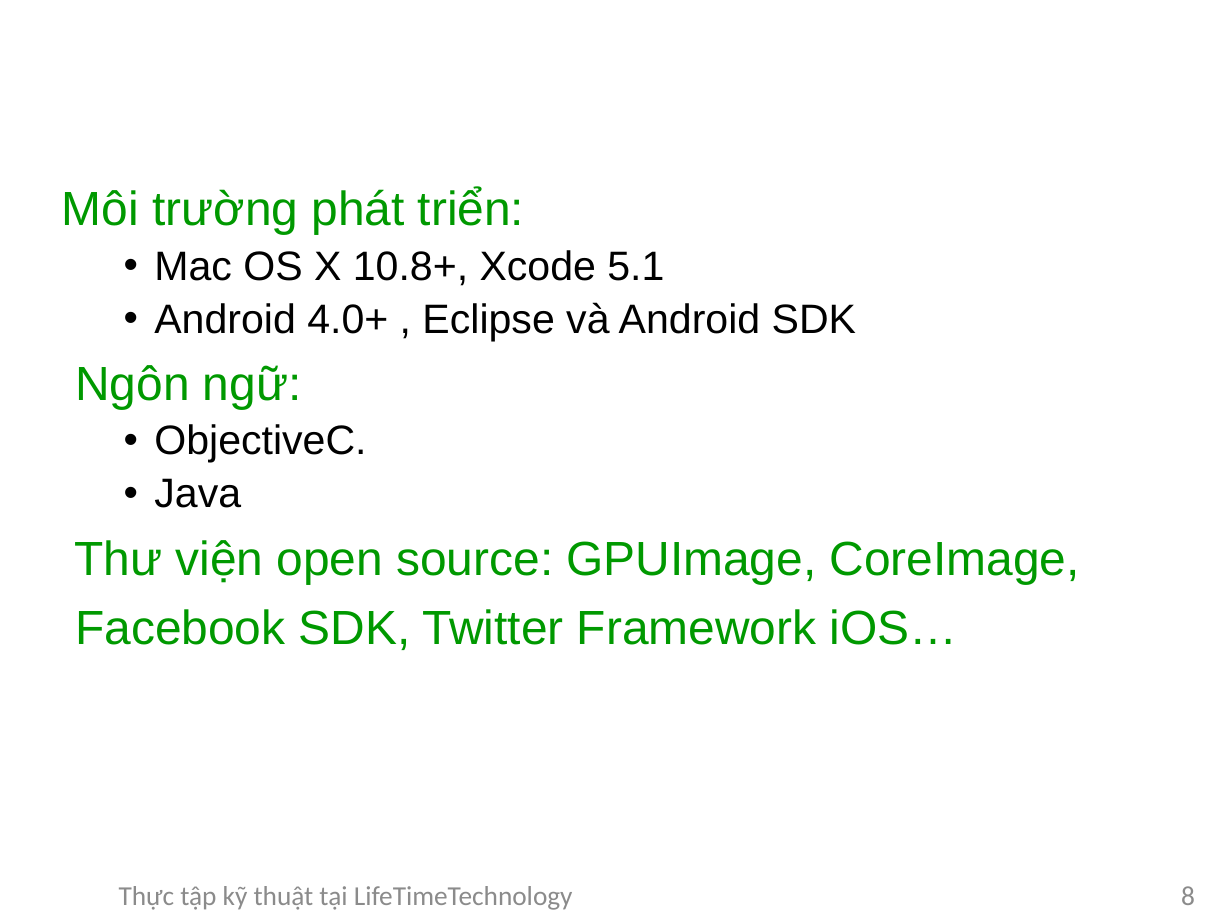
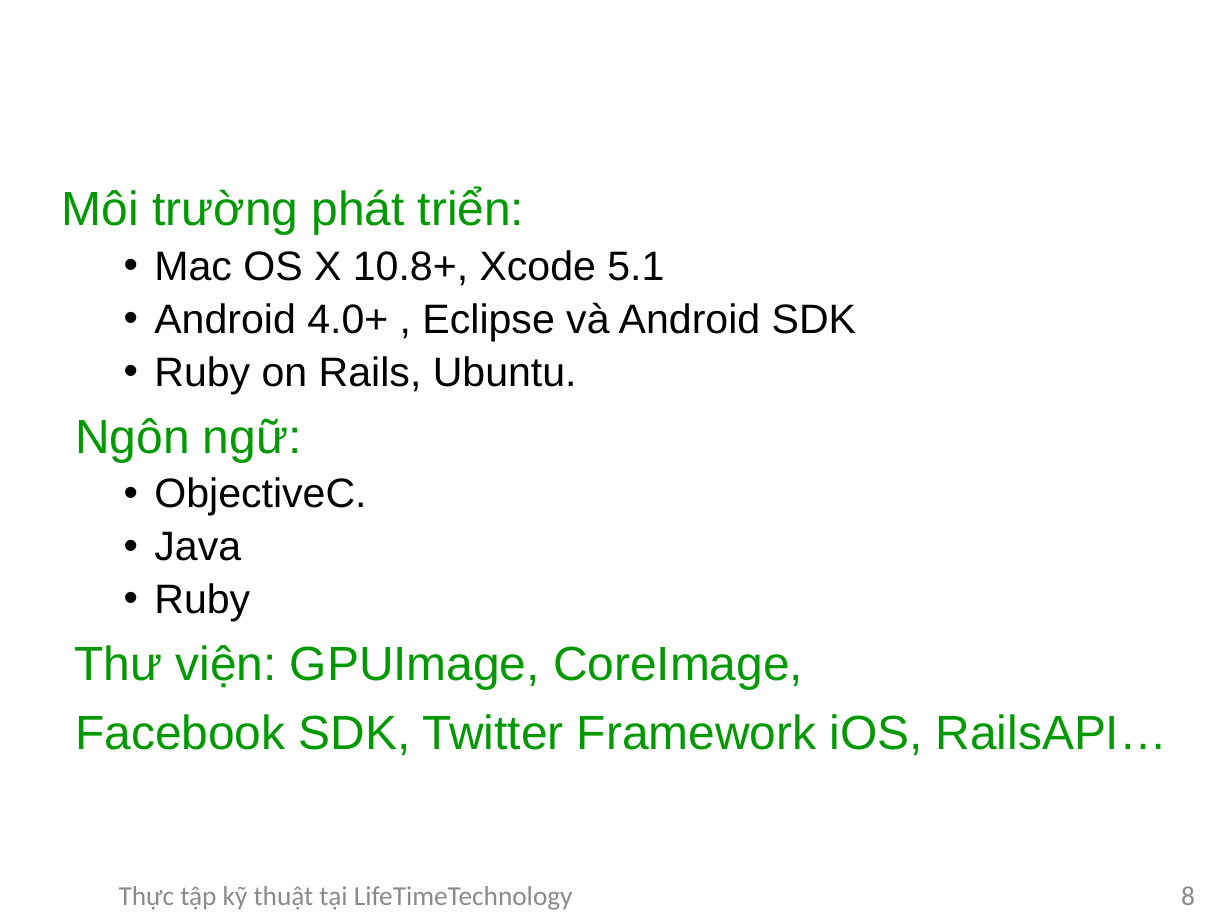
Before and after one commit to DaoVanDuong/baocaoThucTap, a slide deck: slide 8 of baocaoThucTap.pptx. Drawn at 1232x924 pixels with LibreOffice and Linux fonts; fonts in the diff are those of the drawing; background and template pictures are left out. Boxes give left, top, right and bottom in pixels: in the first picture for what was removed or moved away, otherwise in the second. Text is boxed around its words. In the diff, an @@ line names an element or a change of style, - is before the commit and + after.

Commit message:
v1.2

```diff
--- a/baocaoThucTap.pptx
+++ b/baocaoThucTap.pptx
@@ text at bbox=[154, 356, 577, 394]: paragraph added @@
+  • Ruby on Rails, Ubuntu.
@@ text at bbox=[74, 583, 1167, 755]: text changed @@
-Thư viện open source: GPUImage, CoreImage,
-Facebook SDK, Twitter Framework iOS…
+  • Ruby
+Thư viện: GPUImage, CoreImage,
+Facebook SDK, Twitter Framework iOS, RailsAPI…
```
Also in this commit, not shown: 6 other slides changed.
